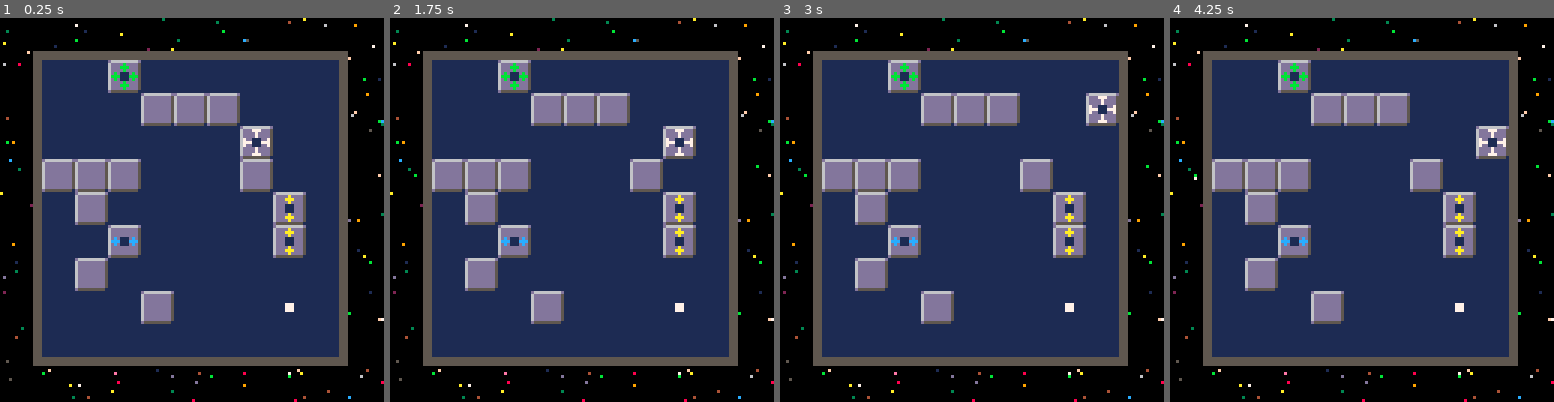
Above: before the commit, frames 1-4 (left to right).
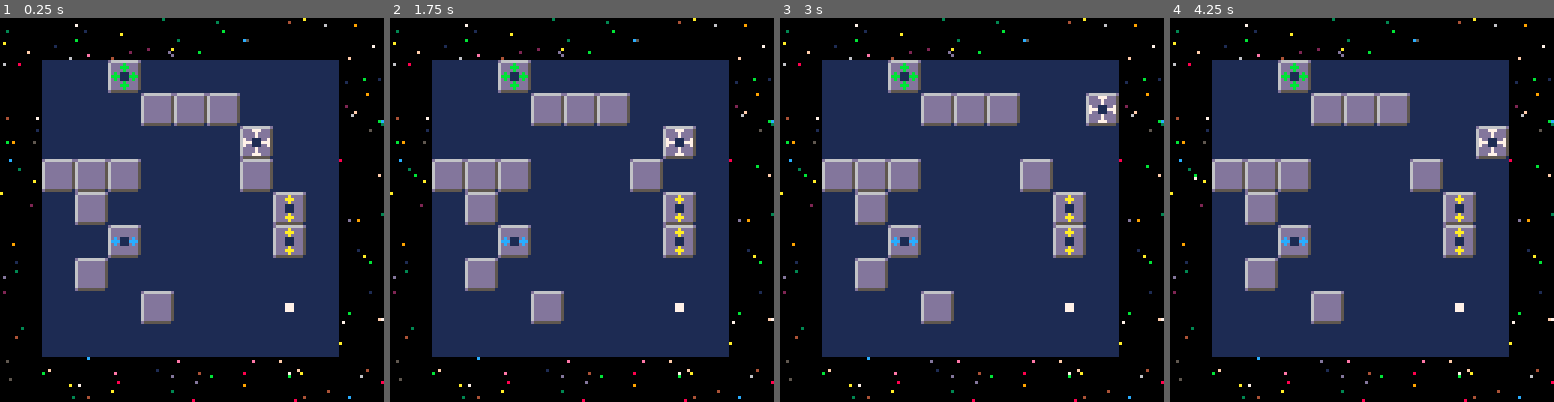
Above: after the commit, the same moments.

Repository: schoblaska/pico-8
Game: PICO-8 cartridge src/sokotiles.p8
Two runs of this game, one before a commit and one after it. Both use one fixed random seed, a clock stepped at 60 frames per second and the inputs below.
Inputs:
- Up to frame 1 (0.25 s): no input
- Up to frame 2 (1.75 s): hold Right from 1.6 s (still down)
- Up to frame 3 (3 s): release Right at 2.1 s; hold Up 2.15-2.42 s; hold Right from 2.47 s (still down)
- Up to frame 4 (4.25 s): release Right at 3.03 s; hold Left 3.08-3.58 s; hold Down 3.63-3.97 s; hold Right from 4.02 s (still down)

The runs differ from the first frame. In frame 1, 7.5% of the frame differs, in the area x 8-91%, y 8-91%; in frame 2, 7.5%; in frame 3, 7.5%; in frame 4, 7.5%.

Commit message:
get rid of border

Diff:
--- a/src/sokotiles.p8
+++ b/src/sokotiles.p8
@@ -110,9 +110,6 @@
 end
 
 function draw_board()
-  -- border
-  rectfill(board_buffer + 8, board_buffer + 8, board_buffer + 112, board_buffer + 112, 5)
-
   for x = 1, 9 do
     for y = 1, 9 do
       local board_tile = board[y][x]
